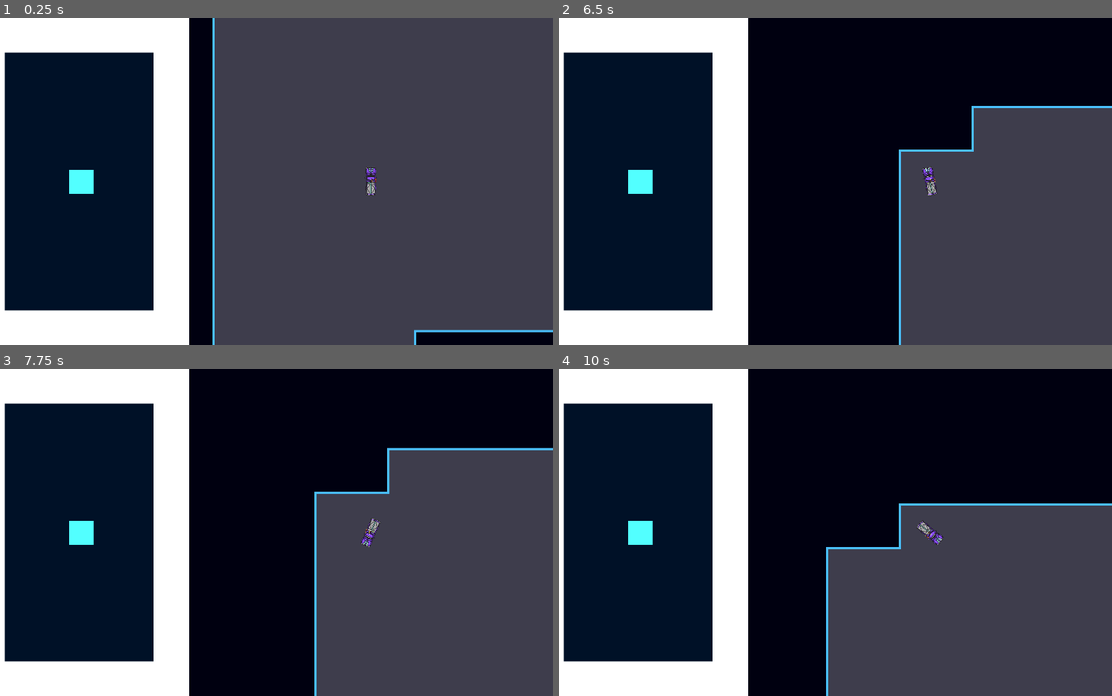
Above: before the commit, frames 1-4 (two rows, left to right).
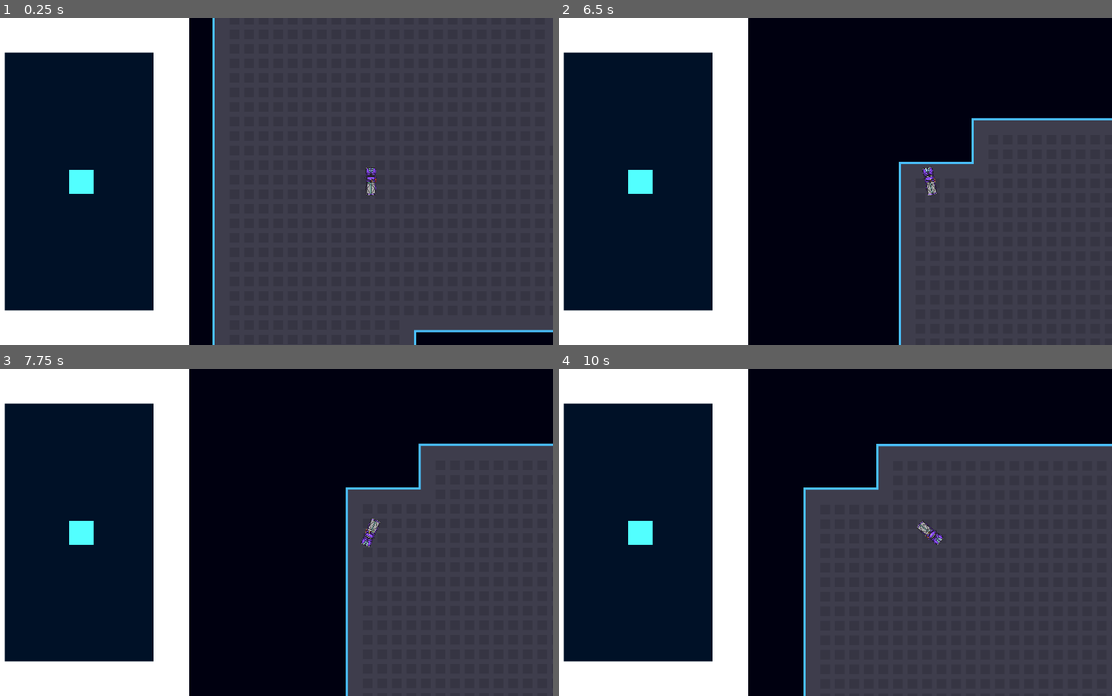
Above: after the commit, the same moments.

Repository: Pilleow/GJGH2025
Game: Godot game, scene res://assets/scenes/levels/level_2.tscn
Two runs of this game, one before a commit and one after it. Both use one fixed random seed, a clock stepped at 60 frames per second and the inputs below.
Inputs:
- Up to frame 1 (0.25 s): no input
- Up to frame 2 (6.5 s): tap Enter at 0.5 s; hold W (up) 0.53-2.03 s; hold A (left) 2.03-3.53 s; hold S (down) 3.53-4.28 s; hold D (right) 4.28-5.03 s; hold W (up) 5.03-5.78 s; hold D (right) from 5.78 s (still down)
- Up to frame 3 (7.75 s): keep holding D (right)
- Up to frame 4 (10 s): release D (right) at 8.03 s; hold S (down) 8.03-8.78 s; hold A (left) 8.78-9.53 s; hold W (up) from 9.53 s (still down)

The runs differ from the first frame. In frame 2, 1.7% of the frame differs, in the area x 61-100%, y 26-45%; in frame 3, 5.4%; in frame 4, 13%, in the area x 44-100%, y 22-100%.

Commit message:
added player bouncing off walls

Diff:
--- a/gjgh2025_dzinsy_jakigorsewa/assets/scenes/prefabs/player.gd
+++ b/gjgh2025_dzinsy_jakigorsewa/assets/scenes/prefabs/player.gd
@@ -37,6 +37,13 @@
 	car_speed *= 1 - car_ground_friction
 	car_angle += steering_angle
 	velocity = Vector2(car_speed * sin(car_angle), car_speed * cos(car_angle))
+
+	var lslidecol = get_last_slide_collision()
+	if lslidecol != null:
+		velocity *= -3
+		car_speed *= -1
+		car_accel *= -1
+
 	move_and_slide()
 
 func _take_input():
--- a/gjgh2025_dzinsy_jakigorsewa/assets/scenes/prefabs/player.tscn
+++ b/gjgh2025_dzinsy_jakigorsewa/assets/scenes/prefabs/player.tscn
@@ -5,7 +5,7 @@
 [ext_resource type="Script" path="res://assets/scenes/prefabs/player_inside.gd" id="3_c8ppb"]
 
 [sub_resource type="RectangleShape2D" id="RectangleShape2D_2h14n"]
-size = Vector2(84, 242)
+size = Vector2(40, 114)
 
 [sub_resource type="RectangleShape2D" id="RectangleShape2D_67w1b"]
 size = Vector2(41, 466)
Binary file changed: gjgh2025_dzinsy_jakigorsewa/assets/sprites/map/tileset.png
